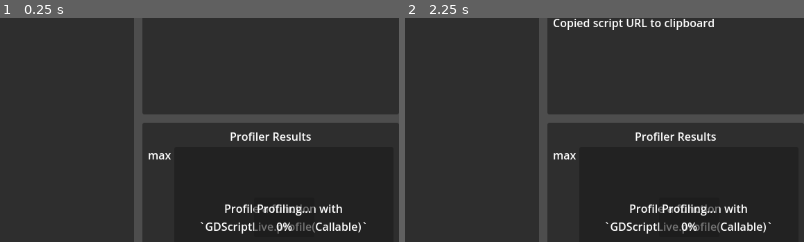
Above: before the commit, frames 1-2 (left to right).
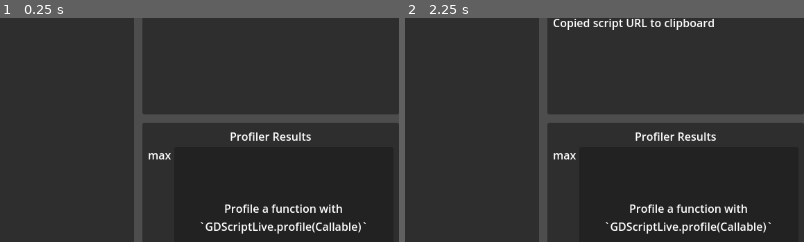
Above: after the commit, the same moments.

Repository: BtheDestroyer/gdscript-live
Game: Godot game, scene res://Editor.tscn
Same seed, same stepped clock (60 frames per second), same inputs: the game is played once before the commit and once after it. The engine's default icon, where the game draws it, is replaced by a stand-in: a white triangle on a blue panel in a dark square.
Inputs (mouse positions are % of the whole screen's width and height, from its top left):
- Up to frame 1 (0.25 s): no input
- Up to frame 2 (2.25 s): click (3, 6) at 0.5 s; click "Run" at 1.25 s; click "Share" at 2 s
The pictures show only the part of the screen within x 50-100%, y 28-78%; the shares and areas given below are measured in that part.

The runs differ from the first frame. In frame 1, 0.7% of the frame differs, in the area x 63-79%, y 83-97%; in frame 2, 0.7%.

Commit message:
Opening a modal now focuses its close button; hid 'profile progress' text by default

Diff:
--- a/Editor.tscn
+++ b/Editor.tscn
@@ -269,6 +269,7 @@
 mouse_filter = 2
 
 [node name="PanelContainer" type="PanelContainer" parent="VBoxContainer/HSplitContainer/VSplitContainer/Profiling/MarginContainer/VBoxContainer/HBoxContainer/PanelContainer/Control"]
+visible = false
 layout_mode = 1
 anchors_preset = 8
 anchor_left = 0.5
--- a/Modals/Modal.gd
+++ b/Modals/Modal.gd
@@ -4,6 +4,7 @@
 
 func _ready() -> void:
   close_button.pressed.connect(_on_close_pressed)
+  close_button.grab_focus()
 
 func _on_close_pressed() -> void:
   var modals := get_parent() as Modals
